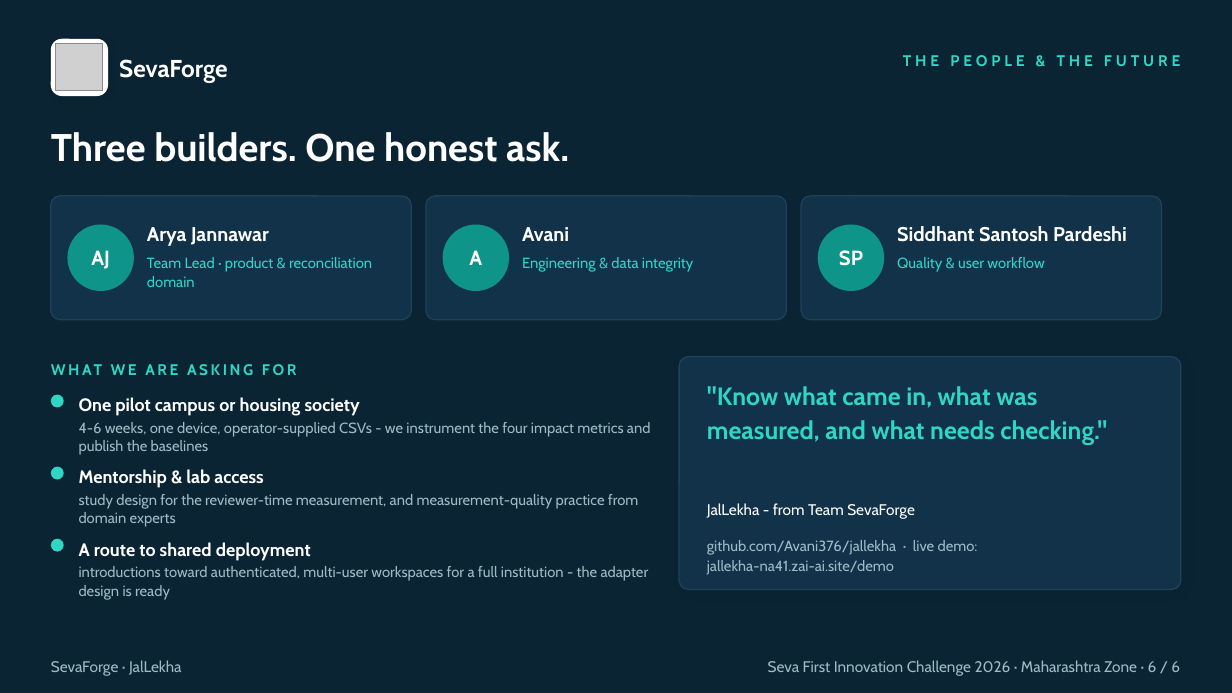
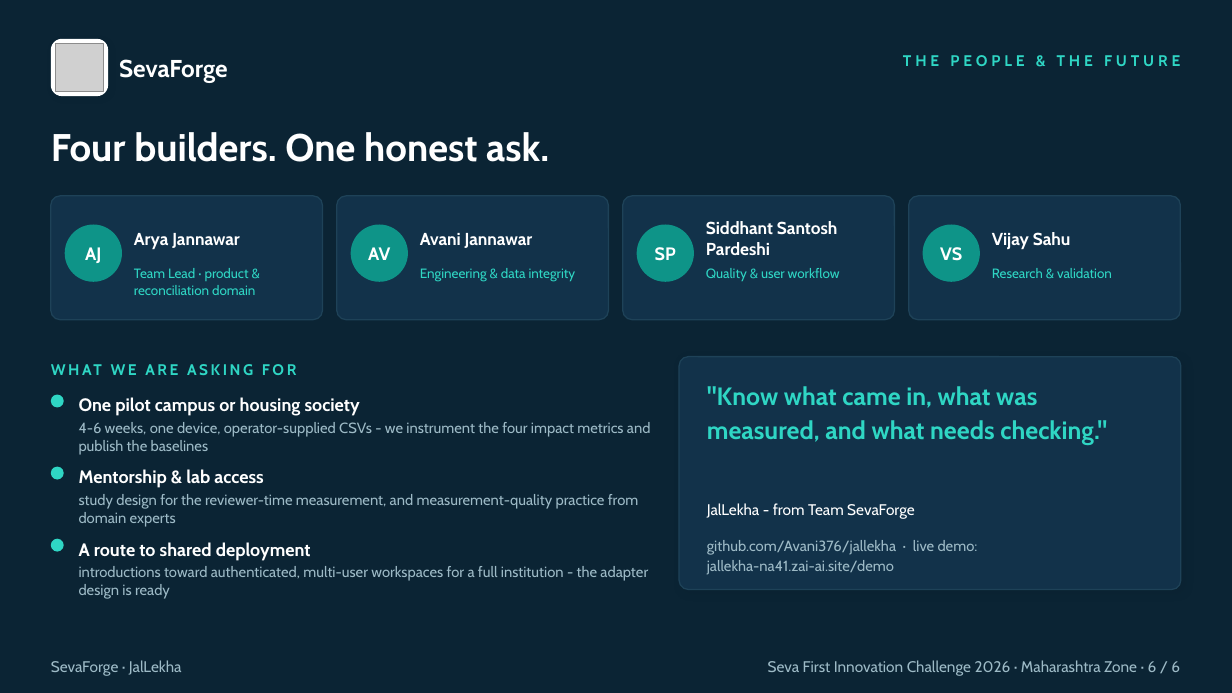
Before and after one commit to Avani376/jallekha, a slide deck: slide 6 of pitch-deck/SevaForge_JalLekha_Pitch_Deck.pptx. Drawn at 1232x693 pixels with LibreOffice and Linux fonts; fonts in the diff are those of the drawing; grey boxes stand for pictures. Boxes give left, top, right and bottom in pixels: in the first picture for what was removed or moved away, otherwise in the second. Text is boxed around its words. In the diff, an @@ line names an element or a change of style, - is before the commit and + after.

Commit message:
Pitch deck: four-member team slide and refreshed exports

```diff
--- a/pitch-deck/SevaForge_JalLekha_Pitch_Deck.pptx
+++ b/pitch-deck/SevaForge_JalLekha_Pitch_Deck.pptx
@@ text at (51,132,549,162): text changed @@
-Three builders. One honest ask.
+Four builders. One honest ask.
@@ rounded rectangle: place and size @@
-rounded rectangle at (51,196,411,320)
+rounded rectangle at (51,196,323,320)
@@ rounded rectangle: place and size @@
-rounded rectangle at (426,196,787,320)
+rounded rectangle at (337,196,609,320)
@@ rounded rectangle added at (623,196,895,320), fill #12324A, outline #1E4258 1 pt @@
@@ rounded rectangle: place and size @@
-rounded rectangle at (801,196,1162,320)
+rounded rectangle at (909,196,1181,320)
@@ text "AJ" at (85,247,101,263): size 16 to 14 pt @@
@@ ellipse: place and size @@
-ellipse at (67,225,134,291)
+ellipse at (65,225,122,282)
@@ text "Arya Jannawar": place and size @@
-text "Arya Jannawar" at (147,227,269,246)
+text "Arya Jannawar" at (134,233,240,250)
@@ text "Arya Jannawar" at (134,233,240,250): size 15.5 to 13.5 pt; vertical alignment top to middle @@
@@ ellipse: place and size @@
-ellipse at (443,225,509,291)
+ellipse at (350,225,408,282)
@@ text at (420,233,533,248): text changed; size 15.5 to 13.5 pt @@
-Avani
+Avani Jannawar
@@ text "Avani Jannawar" at (420,233,533,248): vertical alignment top to middle @@
@@ text "SP" at (655,247,676,261): size 16 to 14 pt @@
@@ text "SP": place and size @@
-text "SP" at (839,250,863,266)
+text "SP" at (655,247,676,261)
@@ ellipse added at (637,225,694,282), fill #0E9488 @@
@@ text "Siddhant Santosh Pardeshi" at (706,221,837,255): size 15.5 to 13.5 pt; vertical alignment top to middle @@
@@ text "Siddhant Santosh Pardeshi": place and size @@
-text "Siddhant Santosh Pardeshi" at (897,226,1127,242)
+text "Siddhant Santosh Pardeshi" at (706,221,837,255)
@@ ellipse: place and size @@
-ellipse at (818,225,884,291)
+ellipse at (922,225,980,282)
@@ text added at (992,232,1071,250), 13.5 pt, text #FFFFFF, bold @@
+Vijay Sahu
@@ text "Team Lead · product & ...": place and size @@
-text "Team Lead · product & ..." at (147,257,372,287)
+text "Team Lead · product & ..." at (134,268,255,295)
@@ text added at (368,247,390,260), 14 pt, text #FFFFFF, bold @@
+AV
@@ text "Engineering & data integrity": place and size @@
-text "Engineering & data integrity" at (522,257,693,272)
+text "Engineering & data integrity" at (420,268,576,281)
@@ text removed at (469,250,482,265) @@
-A
@@ size 11.5 to 10.5 pt in 3 elements at (134,268,255,295), (420,268,576,281), (706,268,840,281) @@
@@ text "Quality & user workflow": place and size @@
-text "Quality & user workflow" at (897,257,1044,272)
+text "Quality & user workflow" at (706,268,840,281)
@@ text added at (940,247,962,261), 14 pt, text #FFFFFF, bold @@
+VS
@@ text added at (992,268,1112,278), 10.5 pt, text #2FD6C4 @@
+Research & validation
```
Also in this commit, not shown: 3 other files.
